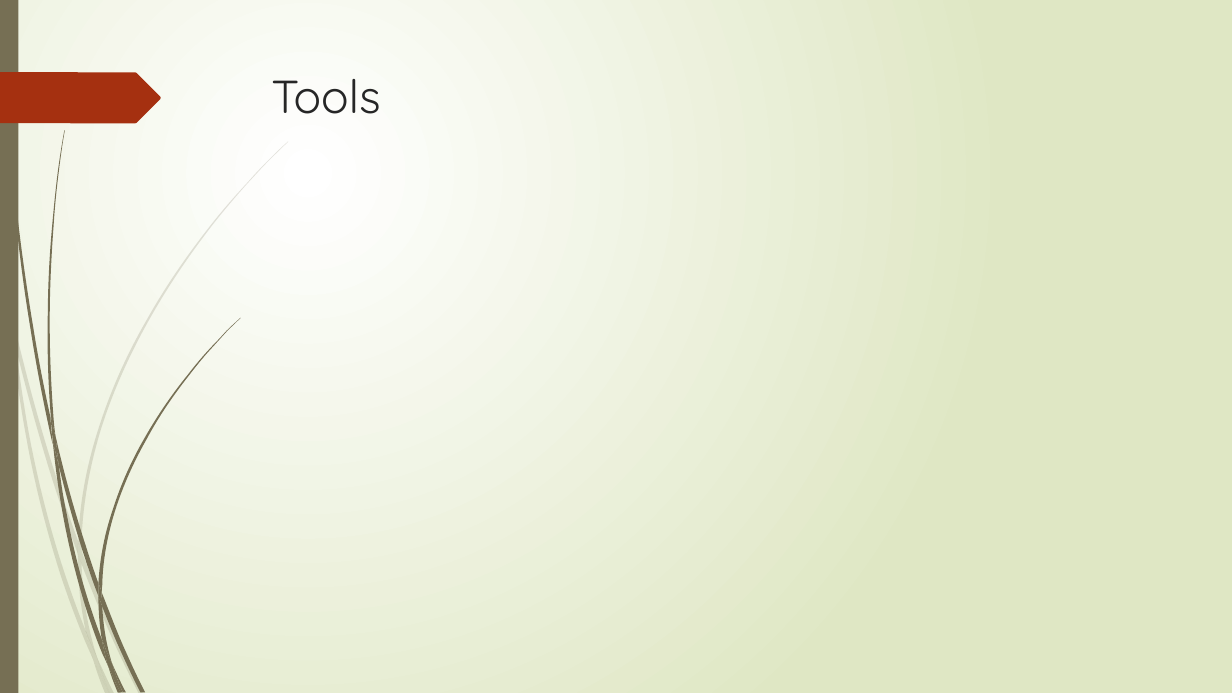
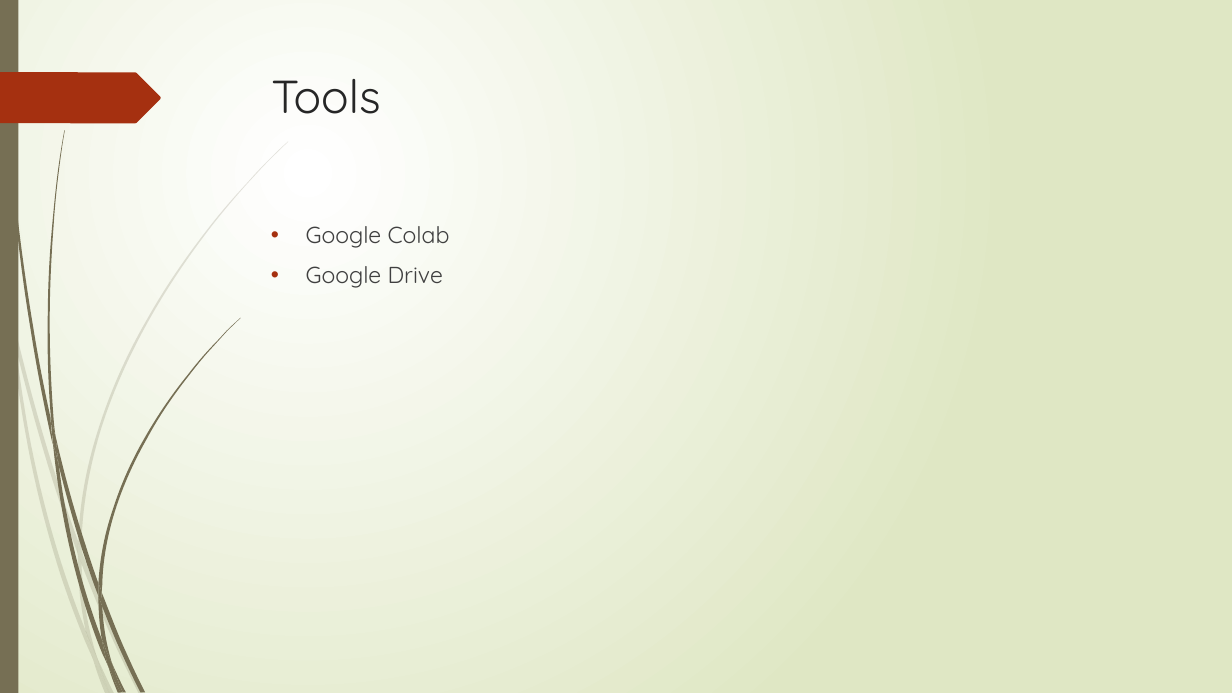
Before and after one commit to CrystalRae90/Machine_Learning_Project, a slide deck: slide 5 of Presentation.pptx. Drawn at 1232x693 pixels with LibreOffice and Linux fonts; fonts in the diff are those of the drawing. Boxes give left, top, right and bottom in pixels: in the first picture for what was removed or moved away, otherwise in the second. Text is boxed around its words. In the diff, an @@ line names an element or a change of style, - is before the commit and + after.

```diff
--- a/Presentation.pptx
+++ b/Presentation.pptx
@@ text added at (306,226,450,288), 18 pt, text #404040 @@
+• Google Colab
+• Google Drive
```
Also in this commit, not shown: 2 other slides changed.
